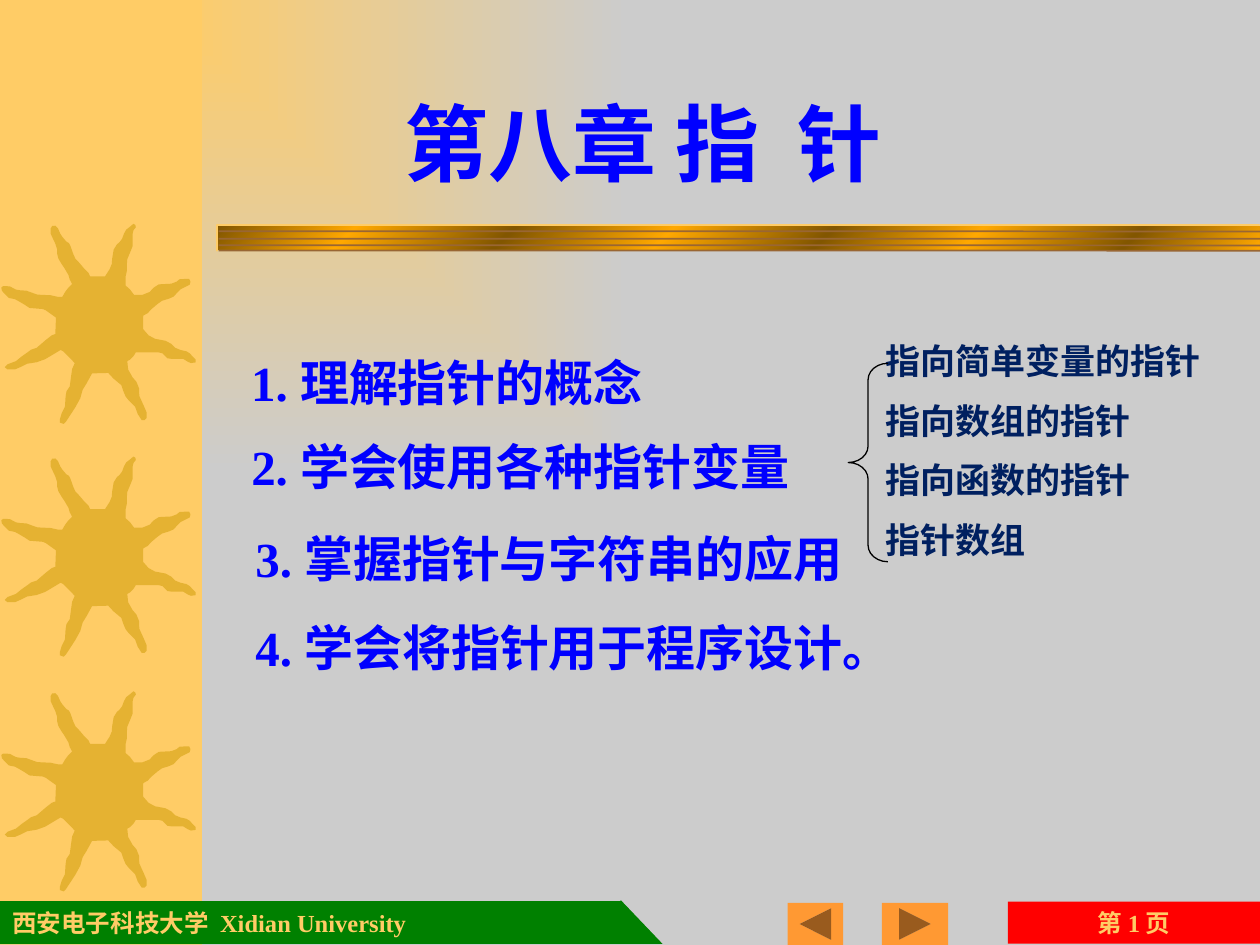
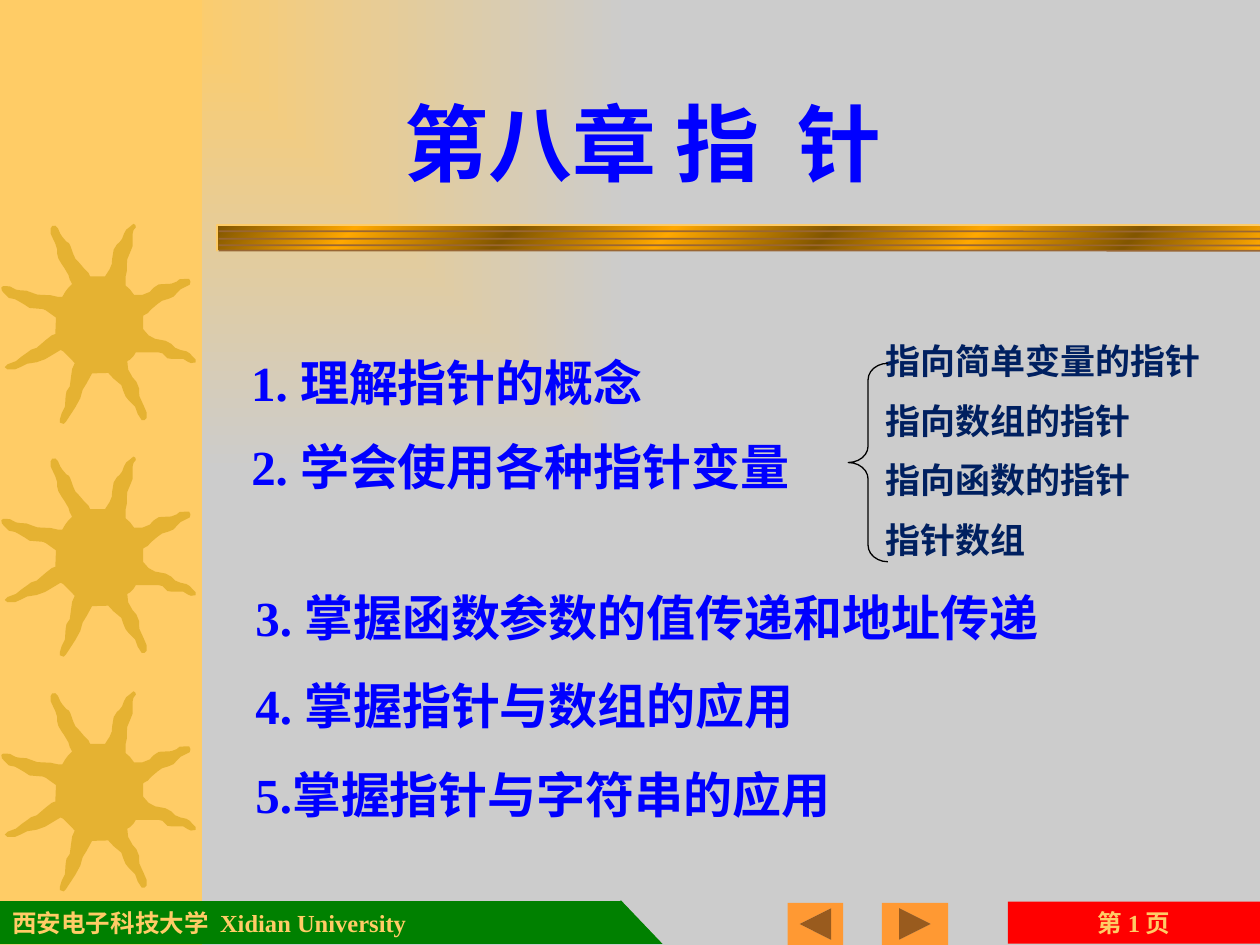
Before and after one commit to jtrfid/C-Repositories, a slide deck: slide 1 of 2015备课/课件/第8章 指针.pptx. Drawn at 1260x945 pixels with LibreOffice and Linux fonts; fonts in the diff are those of the drawing; background and template pictures are left out. Boxes give left, top, right and bottom in pixels: in the first picture for what was removed or moved away, otherwise in the second. Text is boxed around its words. In the diff, an @@ line names an element or a change of style, - is before the commit and + after.

Commit message:
修订ch8，添加实参二维数组，形参一维数组

```diff
--- a/2015备课/课件/第8章 指针.pptx
+++ b/2015备课/课件/第8章 指针.pptx
@@ text added at (x1=255, y1=594, x2=1038, y2=641), 28 pt, text #0000FF, bold @@
+3. 掌握函数参数的值传递和地址传递
@@ text at (x1=255, y1=682, x2=793, y2=729): text changed @@
-4. 学会将指针用于程序设计。
+4. 掌握指针与数组的应用
@@ text at (x1=255, y1=775, x2=830, y2=818): text changed @@
-3. 掌握指针与字符串的应用
+5.掌握指针与字符串的应用
```
Also in this commit, not shown: 12 other slides changed, 1 slide added, 7 slides removed.
